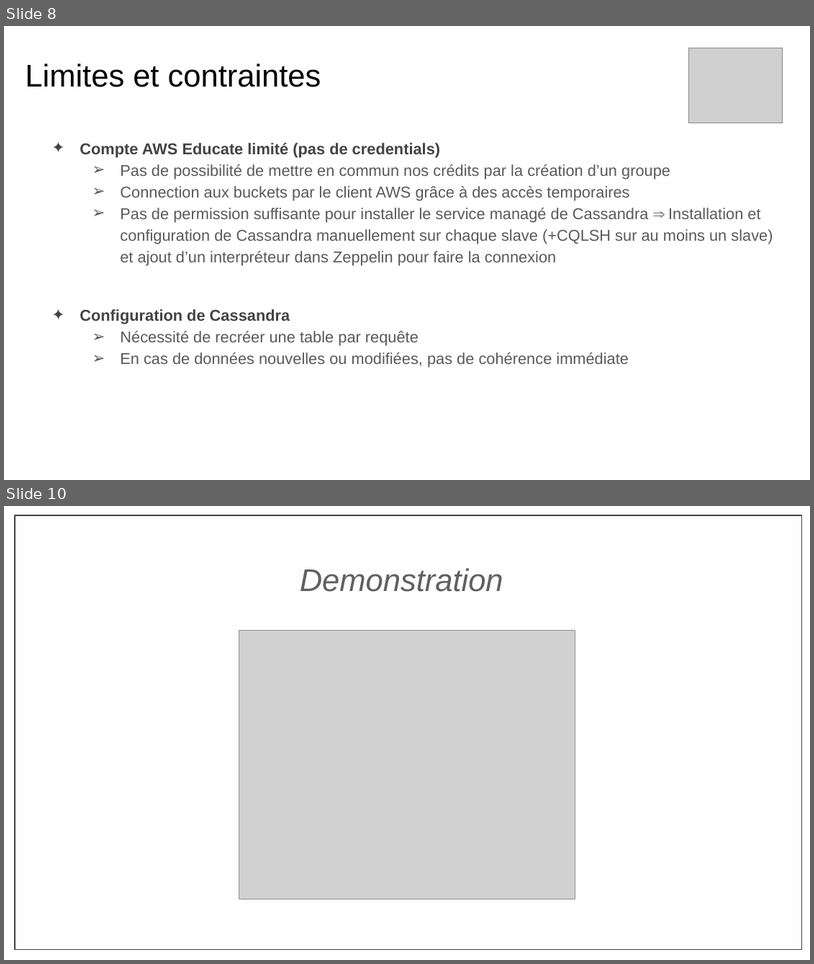
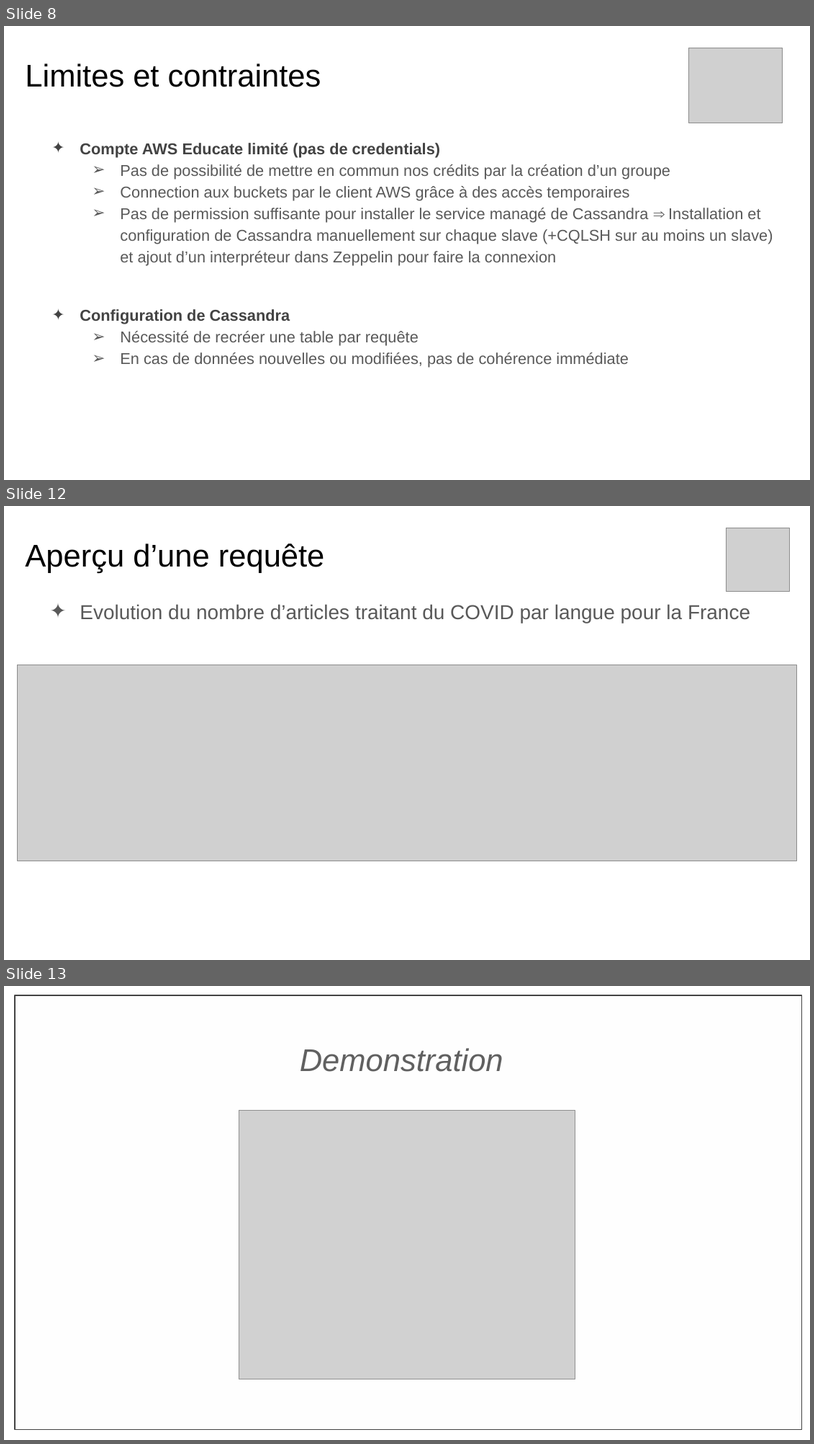
Before and after one commit to nguyenlaurent/gdelt, a slide deck: Projet Big Big Data 2020-2021.pptx. Shown one above the other, each under a label of ours: slides 8 and 10 before the commit, slides 8, 12 and 13 after it; the slides between them are not shown. The pictures are 814x964 and 814x1444 pixels, drawn with LibreOffice and Linux fonts; fonts in the diff are those of the drawing; grey boxes stand for pictures. Boxes give left, top, right and bottom in pixels: in the first picture for what was removed or moved away, otherwise in the second. Text is boxed around its words. In the diff, an @@ line names an element or a change of style, - is before the commit and + after.

```diff
--- a/Projet Big Big Data 2020-2021.pptx
+++ b/Projet Big Big Data 2020-2021.pptx
@@ slide 12 added at (x1=4, y1=506, x2=810, y2=960), background #FFFFFF @@
@@ title added at (x1=25, y1=543, x2=325, y2=574), 28 pt, text #000000 @@
+Aperçu d’une requête
@@ picture added at (x1=727, y1=528, x2=790, y2=592) @@
@@ text added at (x1=80, y1=604, x2=751, y2=623), 18 pt, text #595959 @@
+✦ Evolution du nombre d’articles traitant du COVID par langue pour la France
@@ picture added at (x1=18, y1=665, x2=797, y2=861) @@
@@ what was slide 10 is now slide 13 @@
```
Also in this commit, not shown: 4 slides changed, 3 other slides added.
